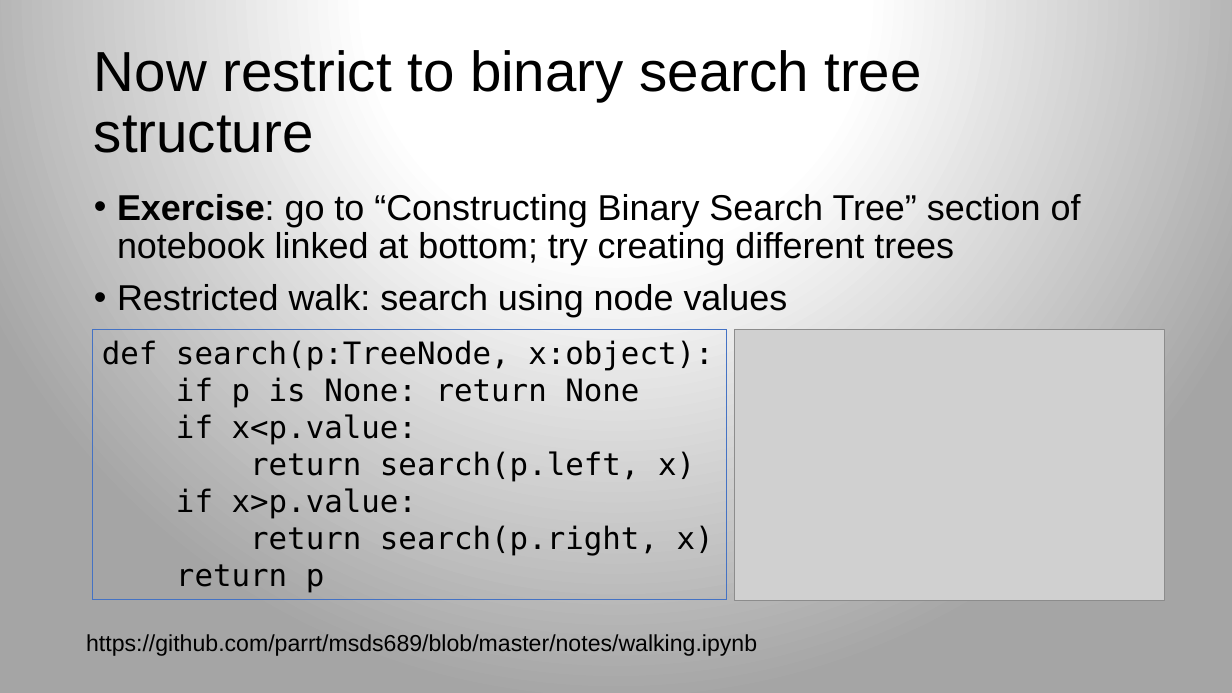
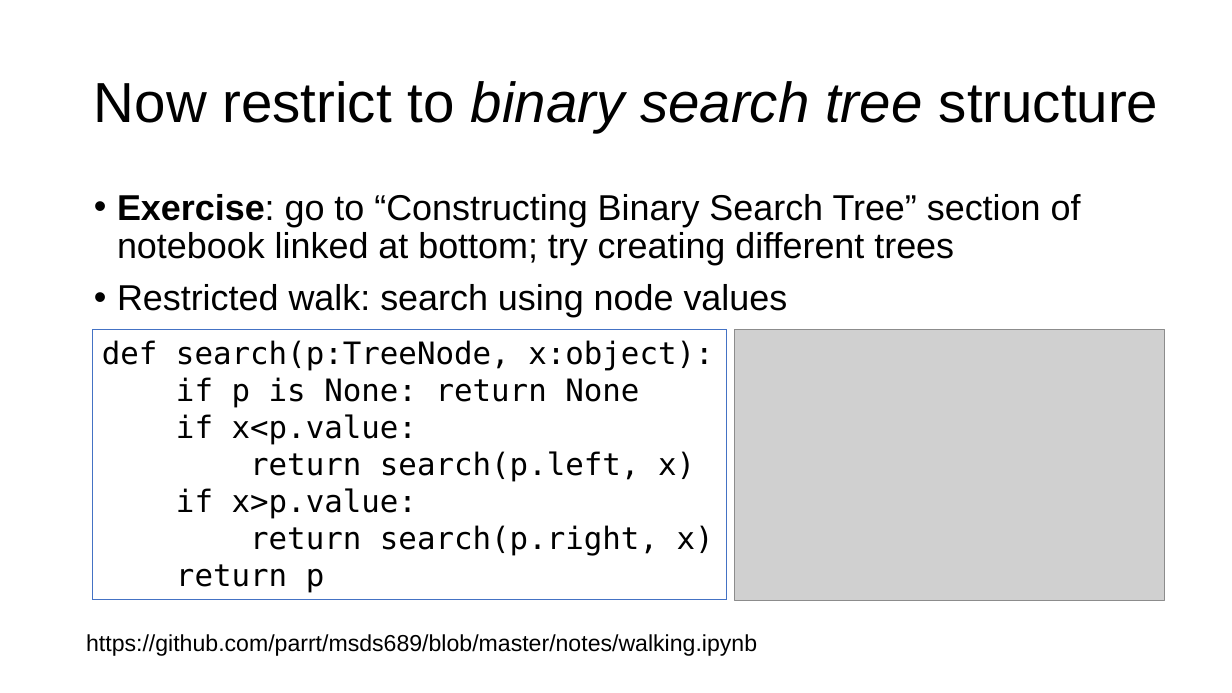
Before and after one commit to parrt/msds689, a slide deck: slide 10 of notes/walking-structures.pptx (slide 11 before the commit). Drawn at 1232x693 pixels with LibreOffice and Linux fonts; fonts in the diff are those of the drawing; grey boxes stand for pictures; background and template pictures are left out. Boxes give left, top, right and bottom in pixels: in the first picture for what was removed or moved away, otherwise in the second. Text is boxed around its words. In the diff, an @@ line names an element or a change of style, - is before the commit and + after.

```diff
--- a/notes/walking-structures.pptx
+++ b/notes/walking-structures.pptx
@@ background gradient #FFFFFF to #A5A5A5 to #FFFFFF @@
@@ title "Now restrict to binary search ..." at bbox=[94, 81, 1159, 132]: italic on in "binary search tree" @@
```
Also in this commit, not shown: 12 other slides changed, 2 slides added, 2 other files.
